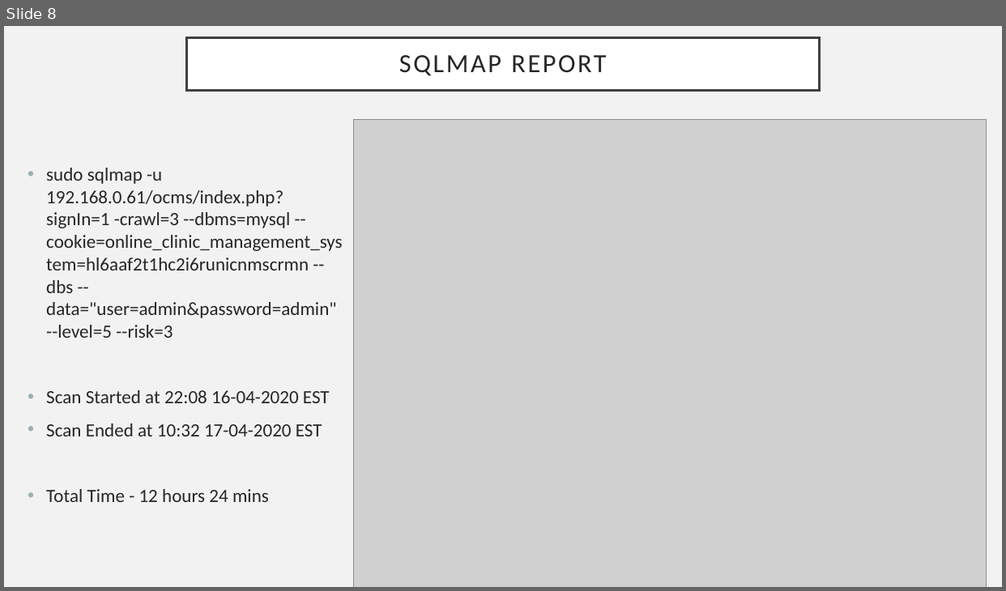
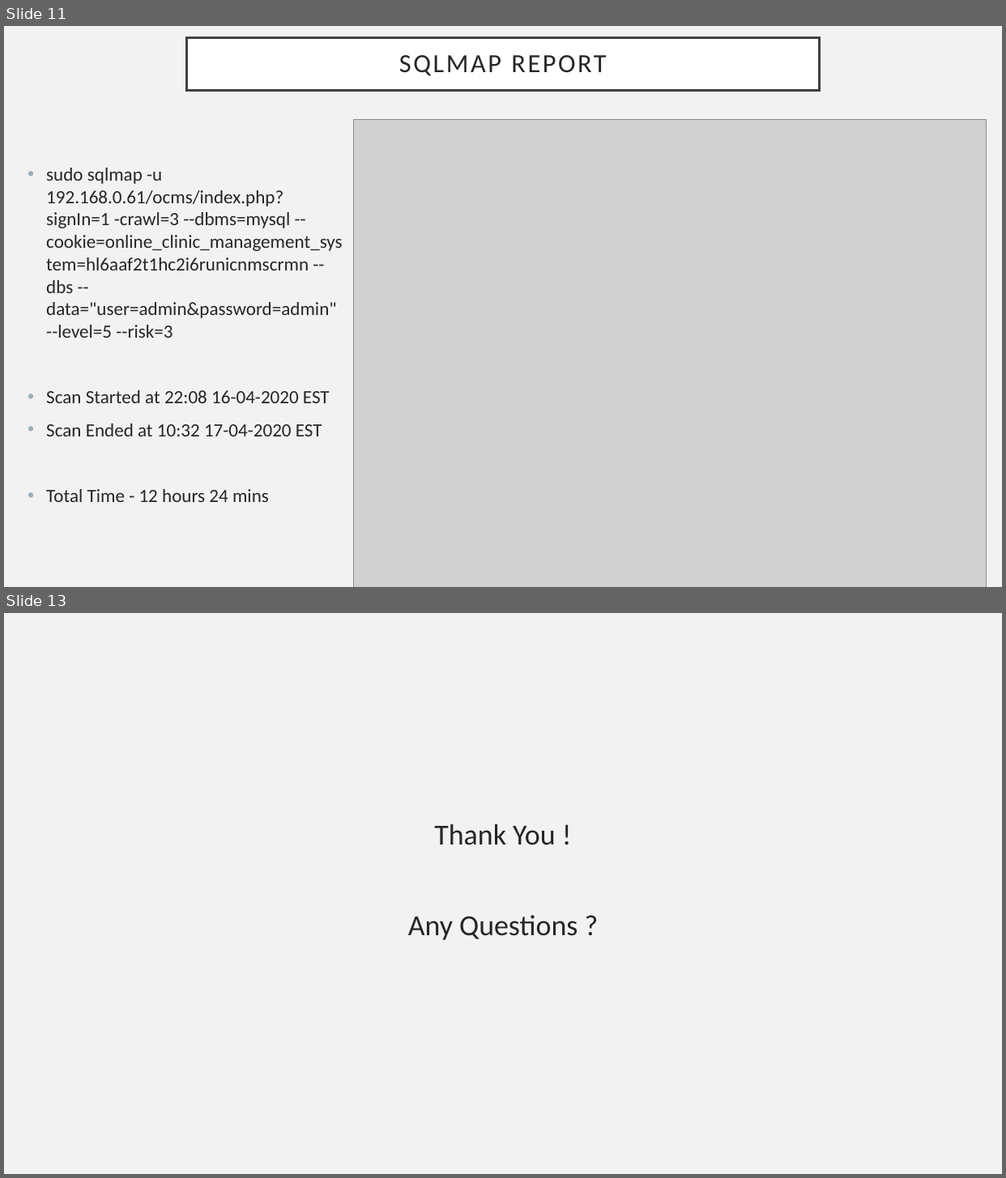
Before and after one commit to ar4f4t/INSE-6140-Project, a slide deck: Presentation Slides/Presentation Slide.pptx. Shown one above the other, each under a label of ours: slide 8 before the commit, slides 11 and 13 after it; the slides between them are not shown. The pictures are 1006x591 and 1006x1178 pixels, drawn with LibreOffice and Linux fonts; fonts in the diff are those of the drawing; grey boxes stand for pictures. Boxes give left, top, right and bottom in pixels: in the first picture for what was removed or moved away, otherwise in the second. Text is boxed around its words. In the diff, an @@ line names an element or a change of style, - is before the commit and + after.

```diff
--- a/Presentation Slides/Presentation Slide.pptx
+++ b/Presentation Slides/Presentation Slide.pptx
@@ slide 13 added at bbox=[4, 613, 1002, 1174], background #F2F2F2 @@
@@ text added at bbox=[408, 824, 577, 940], 28 pt, text #262626 @@
+Thank You !
+Any Questions ?
@@ what was slide 8 is now slide 11 @@
```
Also in this commit, not shown: 2 slides changed, 4 other slides added, 1 slide removed.
